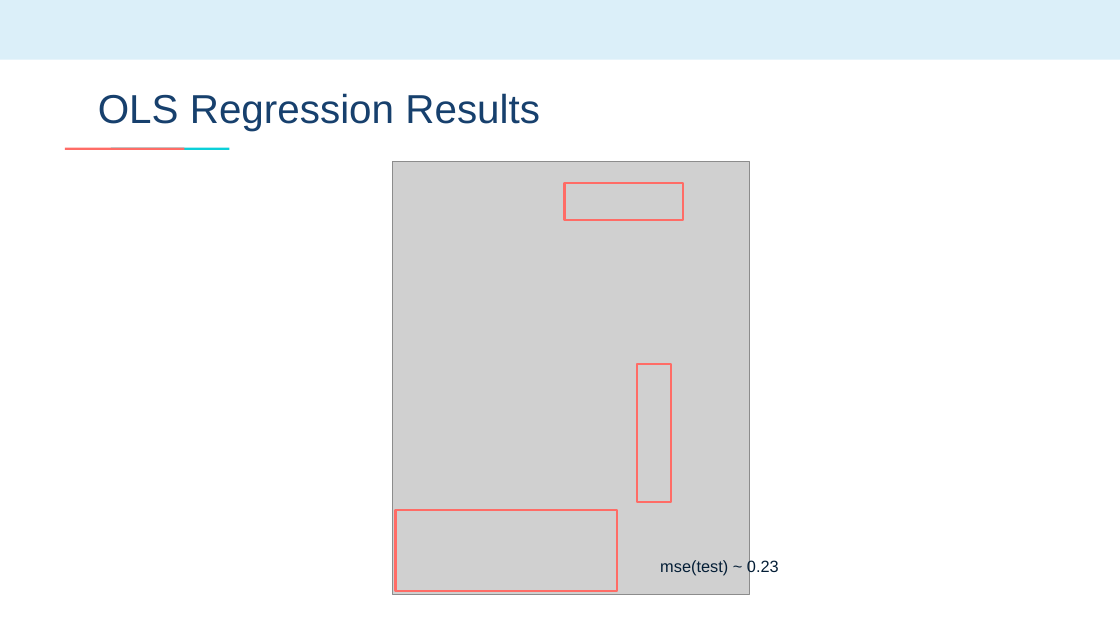
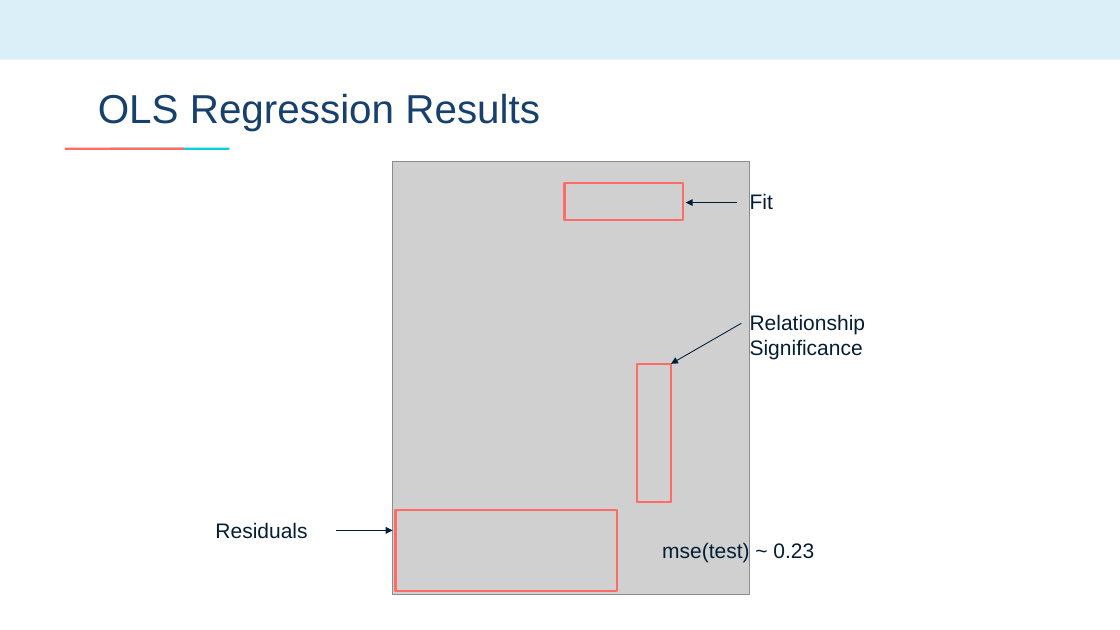
Before and after one commit to emilyageller/Geller_Metis, a slide deck: slide 9 of Project 2/Project2-World Happiness.pptx (slide 7 before the commit). Drawn at 1120x630 pixels with LibreOffice and Linux fonts; fonts in the diff are those of the drawing; grey boxes stand for pictures. Boxes give left, top, right and bottom in pixels: in the first picture for what was removed or moved away, otherwise in the second. Text is boxed around its words. In the diff, an @@ line names an element or a change of style, - is before the commit and + after.

```diff
--- a/Project 2/Project2-World Happiness.pptx
+++ b/Project 2/Project2-World Happiness.pptx
@@ arrow added from (737, 202) to (686, 202), #031D36 0.75 pt @@
@@ text added at (x1=750, y1=193, x2=773, y2=209), 18 pt, text #041E36 @@
+Fit
@@ arrow added from (742, 323) to (671, 364), #031D36 0.75 pt @@
@@ text added at (x1=750, y1=314, x2=866, y2=359), 18 pt, text #041E36 @@
+Relationship
+Significance
@@ text added at (x1=215, y1=522, x2=307, y2=539), 18 pt, text #041E36 @@
+Residuals
@@ arrow added from (336, 530) to (392, 530), #031D36 0.75 pt @@
@@ text "mse(test) ~ 0.23" moved from (x1=660, y1=559, x2=779, y2=576) to (x1=662, y1=542, x2=814, y2=563) @@
@@ text "mse(test) ~ 0.23" at (x1=662, y1=542, x2=814, y2=563): size 14 to 18 pt @@
```
Also in this commit, not shown: 5 other slides changed, 2 slides added, 10 other files.
